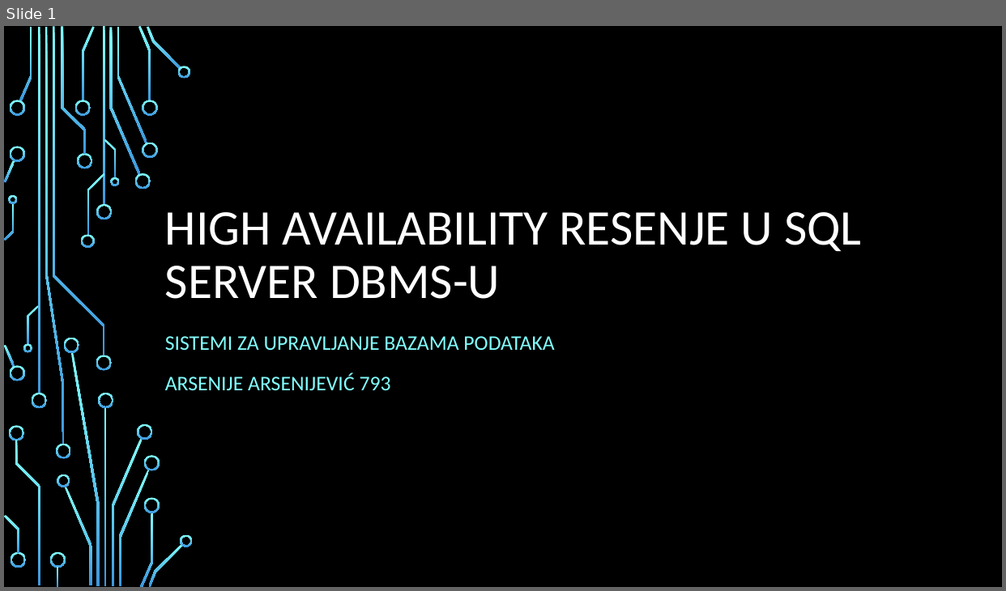
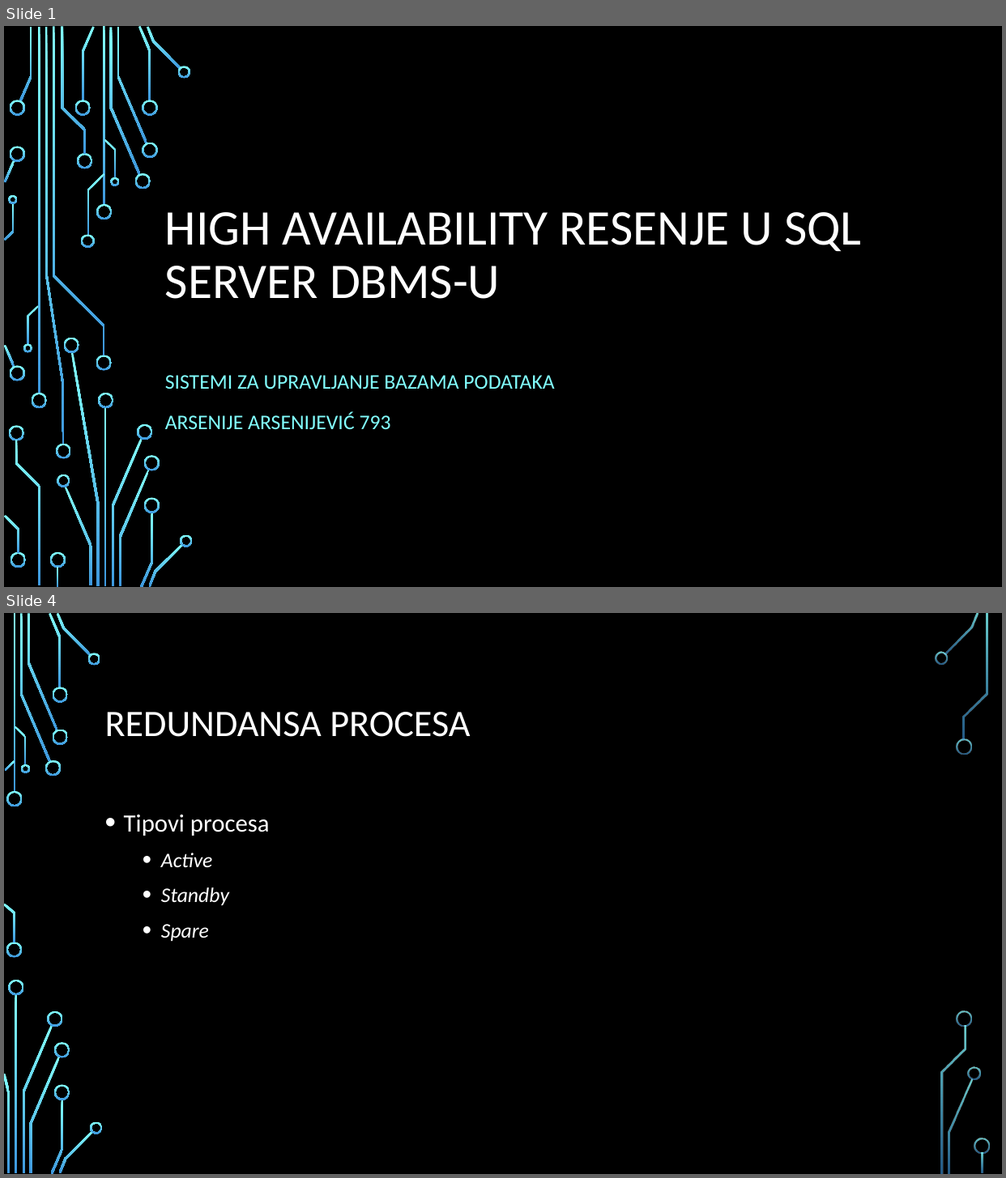
Before and after one commit to ArxyaArsa/master-dbms, a slide deck: Seminarski 3/3. High-Availability sistem u SQL Server DBMS-u.pptx. Shown one above the other, each under a label of ours: slide 1 before the commit, slides 1 and 4 after it; the slides between them are not shown. The pictures are 1006x591 and 1006x1178 pixels, drawn with LibreOffice and Linux fonts; fonts in the diff are those of the drawing; background and template pictures are left out. Boxes give left, top, right and bottom in pixels: in the first picture for what was removed or moved away, otherwise in the second. Text is boxed around its words. In the diff, an @@ line names an element or a change of style, - is before the commit and + after.

```diff
--- a/Seminarski 3/3. High-Availability sistem u SQL Server DBMS-u.pptx
+++ b/Seminarski 3/3. High-Availability sistem u SQL Server DBMS-u.pptx
@@ slide 4 added at box(4, 613, 1002, 1174), background picture (left out) @@
@@ title added at box(105, 712, 470, 737), 36 pt, text #FFFFFF @@
+REDUNDANSA PROCESA
@@ text added at box(124, 815, 270, 941), 20 pt, text #FFFFFF, italic @@
+• Tipovi procesa
+  • Active
+  • Standby
+  • Spare
@@ group added at box(4, 613, 990, 1174): 33 freeform shapes, 3 rectangles @@
@@ slide 1 changed as well @@
@@ subtitle "SISTEMI ZA UPRAVLJANJE BAZAMA PODATAKA": place and size @@
-subtitle "SISTEMI ZA UPRAVLJANJE BAZAMA PODATAKA" at box(165, 336, 554, 390)
+subtitle "SISTEMI ZA UPRAVLJANJE BAZAMA PODATAKA" at box(165, 375, 554, 429)
```
Also in this commit, not shown: 14 other slides added, 1 other file.
